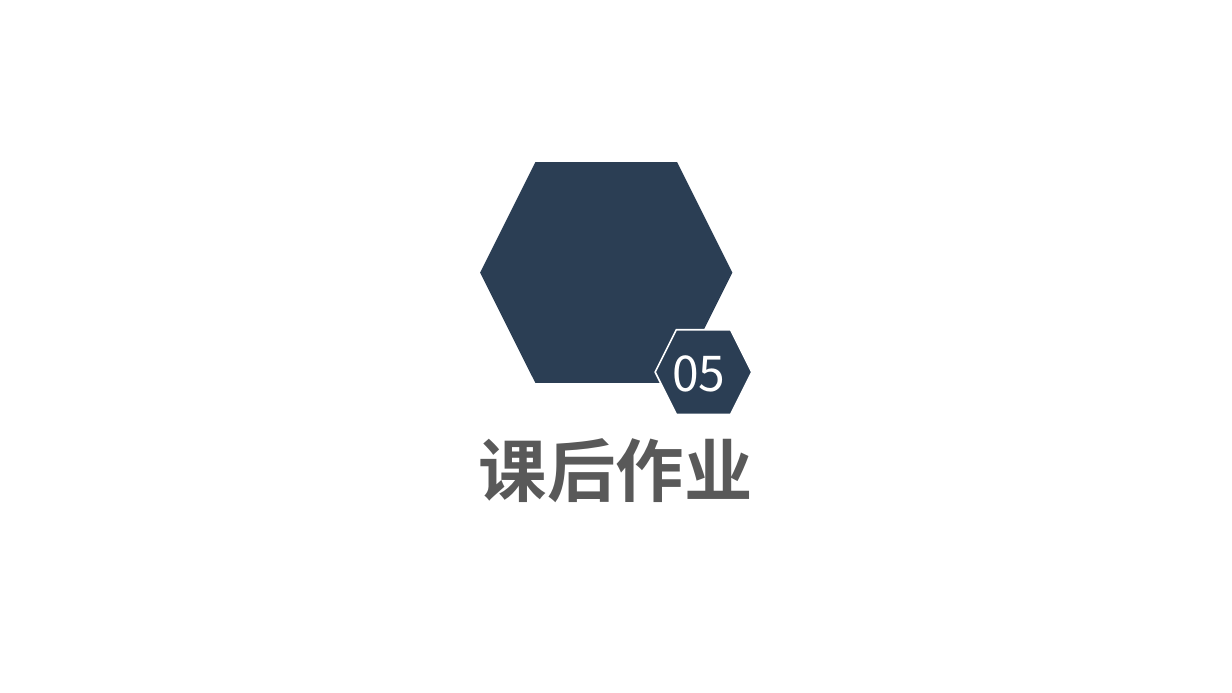
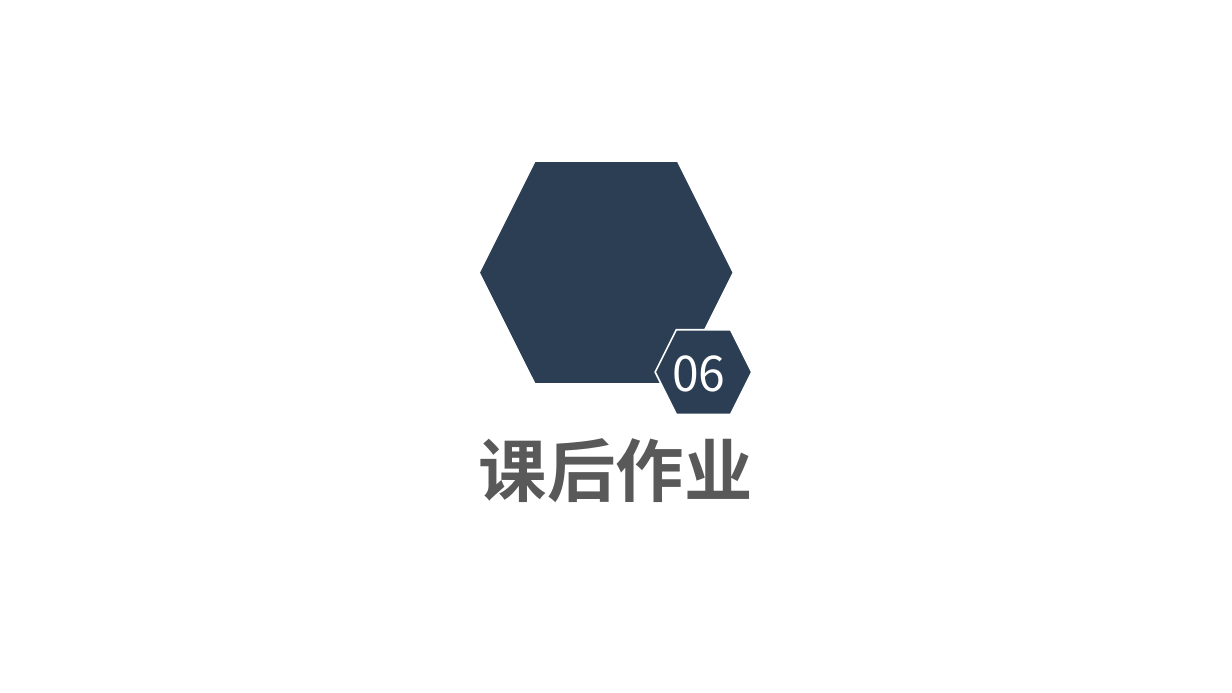
Before and after one commit to Raventhatfly/Raventhatfly.github.io, a slide deck: slide 32 of files/meta-teaching/Lecture4.pptx (slide 30 before the commit). Drawn at 1232x693 pixels with LibreOffice and Linux fonts; fonts in the diff are those of the drawing; background and template pictures are left out. Boxes give left, top, right and bottom in pixels: in the first picture for what was removed or moved away, otherwise in the second. Text is boxed around its words. In the diff, an @@ line names an element or a change of style, - is before the commit and + after.

```diff
--- a/files/meta-teaching/Lecture4.pptx
+++ b/files/meta-teaching/Lecture4.pptx
@@ text at <box>672,355,725,392</box>: text changed @@
-05
+06
```
Also in this commit, not shown: 3 slides added, 9 other files.
